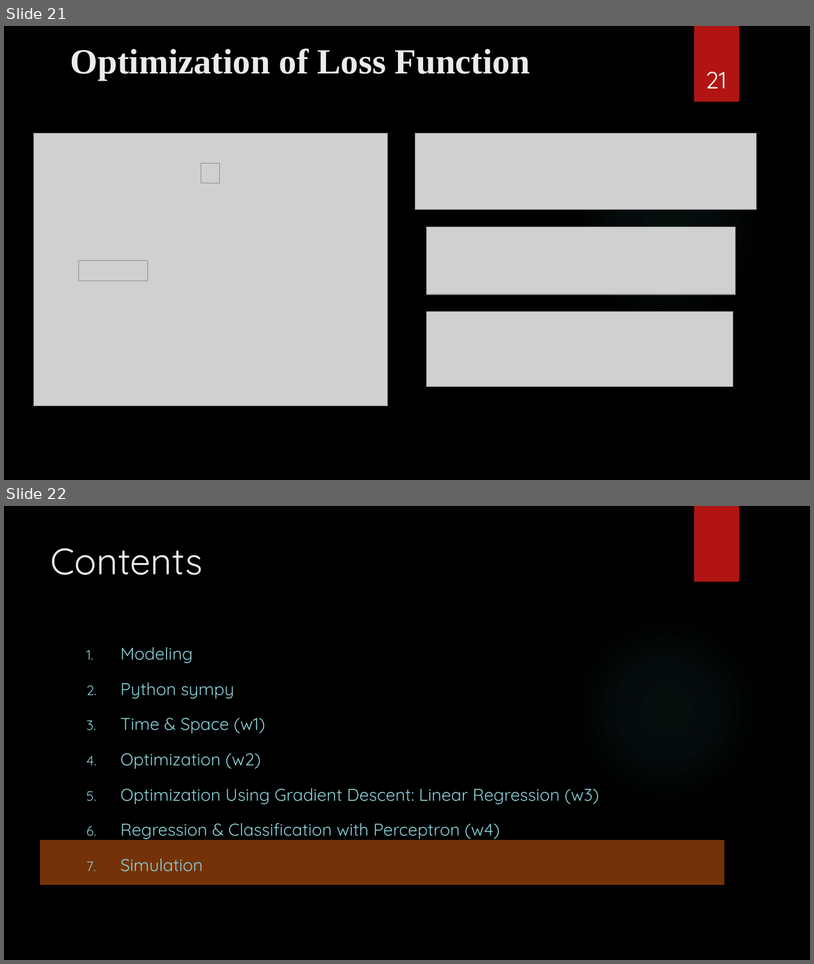
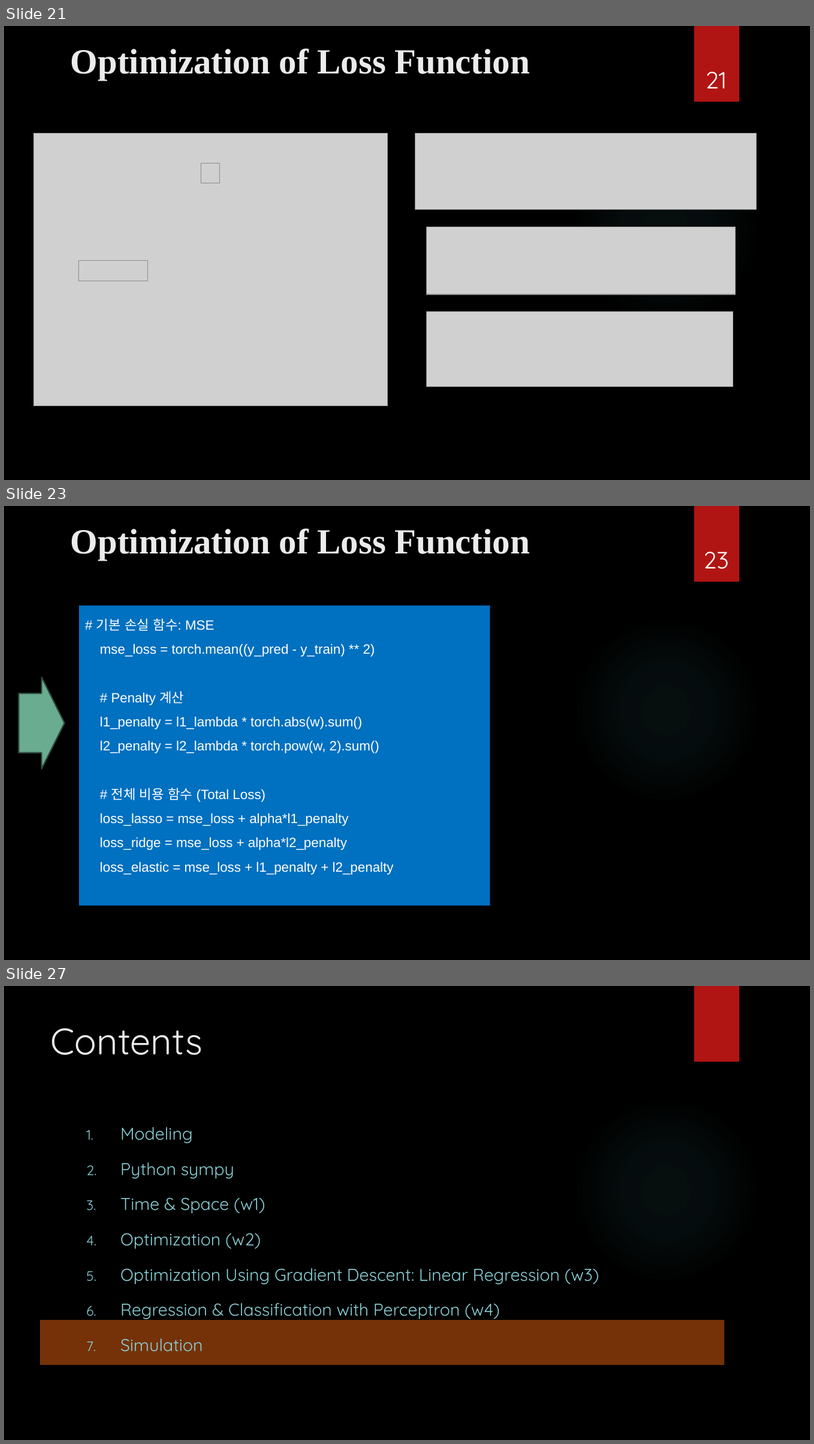
Before and after one commit to ancestor9/mathematics-for-machine-learning, a slide deck: Calculus/Calculus.pptx. Shown one above the other, each under a label of ours: slides 21 and 22 before the commit, slides 21, 23 and 27 after it; the slides between them are not shown. The pictures are 814x964 and 814x1444 pixels, drawn with LibreOffice and Linux fonts; fonts in the diff are those of the drawing; grey boxes stand for pictures; background and template pictures are left out. Boxes give left, top, right and bottom in pixels: in the first picture for what was removed or moved away, otherwise in the second. Text is boxed around its words. In the diff, an @@ line names an element or a change of style, - is before the commit and + after.

```diff
--- a/Calculus/Calculus.pptx
+++ b/Calculus/Calculus.pptx
@@ slide 23 added at box(4, 506, 810, 960), background picture (left out); not listed: 2 template elements that a slide beside it also shows @@
@@ title added at box(71, 528, 530, 560), 42 pt, text #EBEBEB, bold @@
+Optimization of Loss Function
@@ page number added at box(704, 552, 729, 569), 28 pt, text #FFFFFF @@
+23
@@ rectangle added at box(79, 605, 491, 905), fill #0070C0, 16 pt, text #FFFFFF @@
+# 기본 손실 함수: MSE
+mse_loss = torch.mean((y_pred - y_train) ** 2)
+# Penalty 계산
+l1_penalty = l1_lambda * torch.abs(w).sum()
+l2_penalty = l2_lambda * torch.pow(w, 2).sum()
+# 전체 비용 함수 (Total Loss)
+loss_lasso = mse_loss + alpha*l1_penalty
+loss_ridge = mse_loss + alpha*l2_penalty
+loss_elastic = mse_loss + l1_penalty + l2_penalty
@@ right arrow added at box(18, 677, 65, 769), fill #6AAC90, outline #2E4B3F 1.5 pt @@
@@ what was slide 22 is now slide 27 @@
```
Also in this commit, not shown: 4 other slides added.
